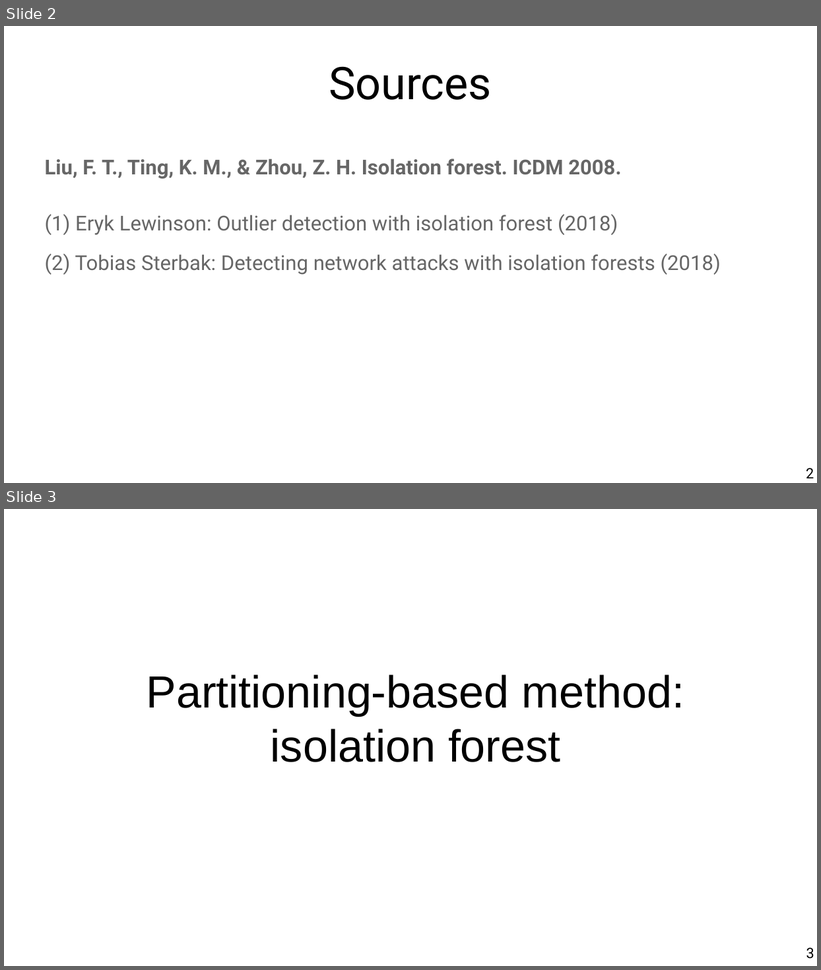
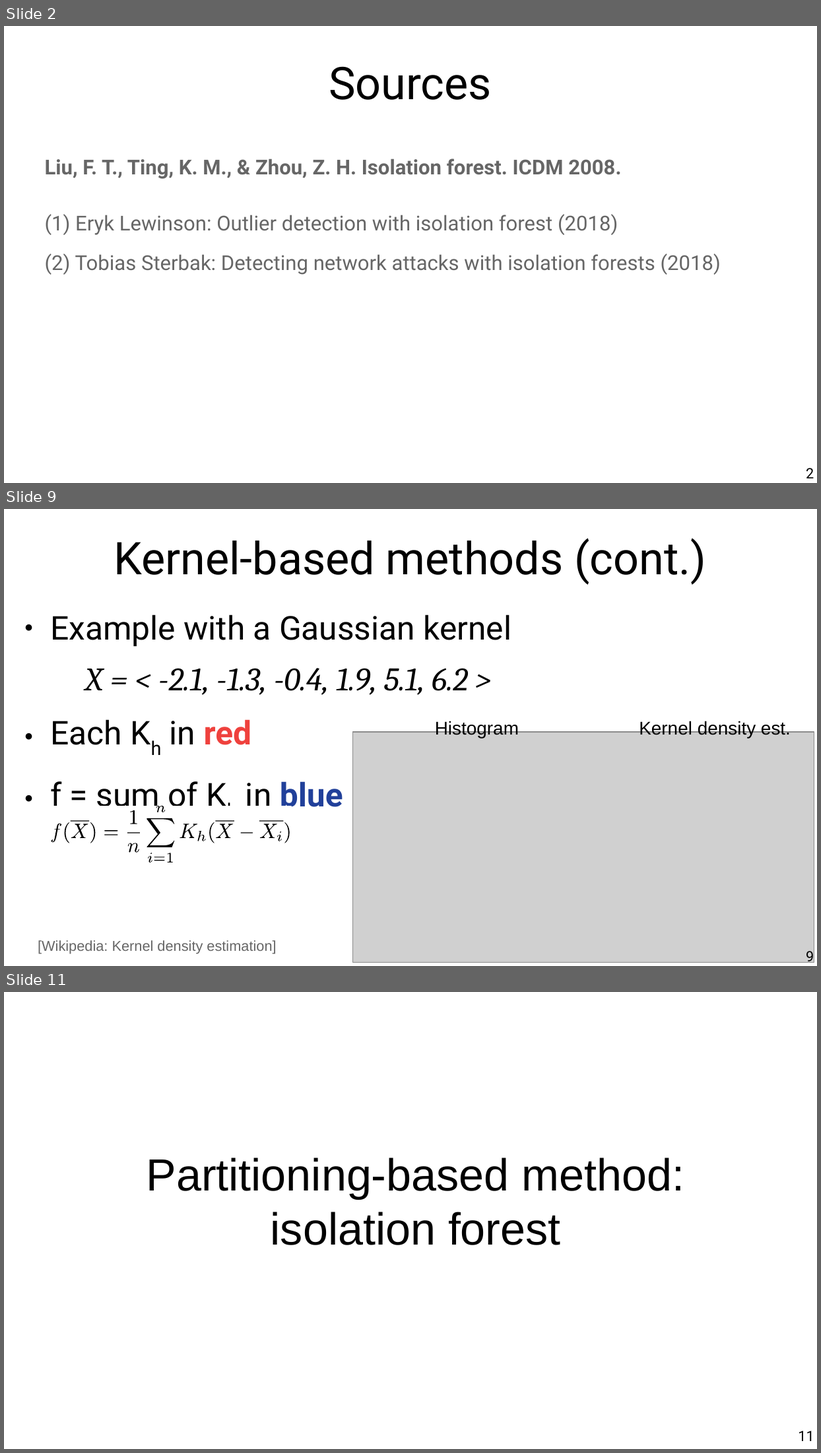
Before and after one commit to chatox/data-mining-course, a slide deck: theory/odp/tt21_outliers_isolation.odp. Shown one above the other, each under a label of ours: slides 2 and 3 before the commit, slides 2, 9 and 11 after it; the slides between them are not shown. The pictures are 821x970 and 821x1453 pixels, drawn with LibreOffice and Linux fonts; fonts in the diff are those of the drawing; grey boxes stand for pictures. Boxes give left, top, right and bottom in pixels: in the first picture for what was removed or moved away, otherwise in the second. Text is boxed around its words. In the diff, an @@ line names an element or a change of style, - is before the commit and + after.

```diff
--- a/theory/odp/tt21_outliers_isolation.odp
+++ b/theory/odp/tt21_outliers_isolation.odp
@@ slide 9 added at (x1=4, y1=509, x2=817, y2=966), background #FFFFFF @@
@@ title added at (x1=114, y1=538, x2=706, y2=585), 44 pt, text #000000 @@
+Kernel-based methods (cont.)
@@ text added at (x1=50, y1=615, x2=512, y2=814), 32 pt, text #000000 @@
+● Example with a Gaussian kernel
+  X = < -2.1, -1.3, -0.4, 1.9, 5.1, 6.2 >
+● Each Kh in red
+● f = sum of Kh in blue
@@ text added at (x1=435, y1=720, x2=519, y2=738), 18 pt, text #000000 @@
+Histogram
@@ text added at (x1=639, y1=720, x2=791, y2=738), 18 pt, text #000000 @@
+Kernel density est.
@@ picture added at (x1=353, y1=733, x2=814, y2=964) @@
@@ group added at (x1=50, y1=807, x2=291, y2=863): 25 freeform shapes @@
@@ text added at (x1=38, y1=941, x2=276, y2=955), 14 pt, text #666666 @@
+[Wikipedia: Kernel density estimation]
@@ page number added at (x1=806, y1=951, x2=814, y2=966), 14 pt, text #000000 @@
+9
@@ what was slide 3 is now slide 11 @@
@@ page number at (x1=798, y1=1431, x2=814, y2=1441): text changed @@
-3
+11
```
Also in this commit, not shown: 11 slides changed, 8 other slides added, 1 slide removed, 2 other files.
